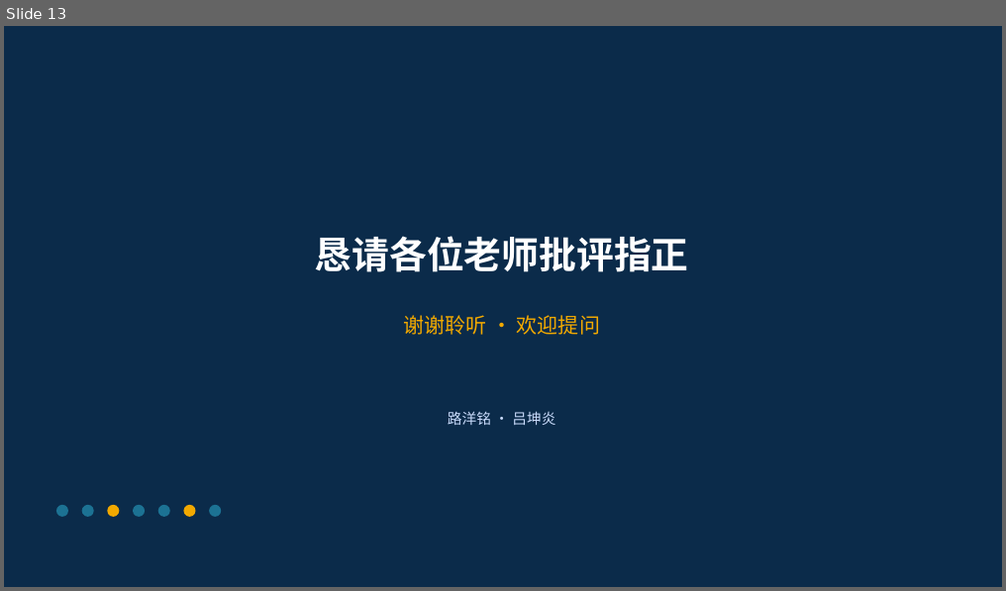
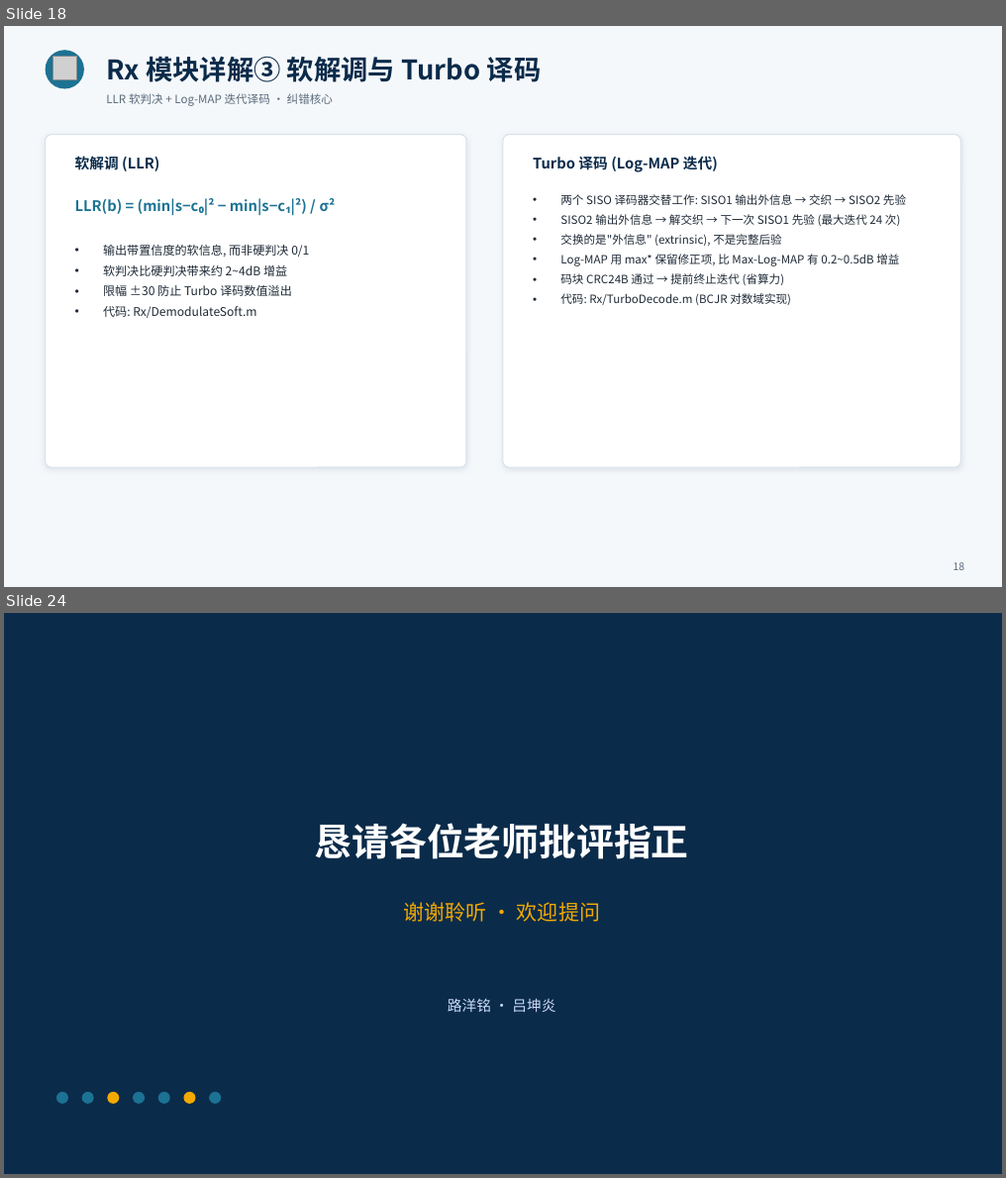
Before and after one commit to Amaratianqaq/TDLTE, a slide deck: TD-LTE物理层协议通信系统设计_验收汇报.pptx. Shown one above the other, each under a label of ours: slide 13 before the commit, slides 18 and 24 after it; the slides between them are not shown. The pictures are 1006x591 and 1006x1178 pixels, drawn with LibreOffice and Linux fonts; fonts in the diff are those of the drawing; grey boxes stand for pictures. Boxes give left, top, right and bottom in pixels: in the first picture for what was removed or moved away, otherwise in the second. Text is boxed around its words. In the diff, an @@ line names an element or a change of style, - is before the commit and + after.

```diff
--- a/TD-LTE物理层协议通信系统设计_验收汇报.pptx
+++ b/TD-LTE物理层协议通信系统设计_验收汇报.pptx
@@ slide 18 added at (4,26,1002,587), background #F5F8FB @@
@@ ellipse added at (46,50,84,89), fill #1C7293 @@
@@ picture added at (53,56,76,79) @@
@@ text added at (106,56,542,82), 26 pt, text #0B2B4A, bold @@
+Rx 模块详解③ 软解调与 Turbo 译码
@@ text added at (106,93,333,106), 11 pt, text #5A6B7B @@
+LLR 软判决 + Log-MAP 迭代译码 · 纠错核心
@@ rounded rectangle added at (46,135,466,468), fill #FFFFFF, outline #D8E2EC 1 pt @@
@@ rounded rectangle added at (503,135,961,468), fill #FFFFFF, outline #D8E2EC 1 pt @@
@@ text added at (75,154,159,173), 14 pt, text #0B2B4A, bold @@
+软解调 (LLR)
@@ text added at (533,154,718,173), 14 pt, text #0B2B4A, bold @@
+Turbo 译码 (Log-MAP 迭代)
@@ text added at (75,198,336,215), 14 pt, text #1C7293, bold @@
+LLR(b) = (min|s−c₀|² − min|s−c₁|²) / σ²
@@ text added at (560,194,906,305), 11 pt, text #1F2A37 @@
+• 两个 SISO 译码器交替工作: SISO1 输出外信息 → 交织 → SISO2 先验
+• SISO2 输出外信息 → 解交织 → 下一次 SISO1 先验 (最大迭代 24 次)
+• 交换的是"外信息" (extrinsic), 不是完整后验
+• Log-MAP 用 max* 保留修正项, 比 Max-Log-MAP 有 0.2~0.5dB 增益
+• 码块 CRC24B 通过 → 提前终止迭代 (省算力)
+• 代码: Rx/TurboDecode.m (BCJR 对数域实现)
@@ text added at (103,245,309,318), 11.5 pt, text #1F2A37 @@
+• 输出带置信度的软信息, 而非硬判决 0/1
+• 软判决比硬判决带来约 2~4dB 增益
+• 限幅 ±30 防止 Turbo 译码数值溢出
+• 代码: Rx/DemodulateSoft.m
@@ text added at (953,563,965,570), 10 pt, text #5A6B7B @@
+18
@@ what was slide 13 is now slide 24 @@
```
Also in this commit, not shown: 7 slides changed, 12 other slides added, 2 slides removed.
